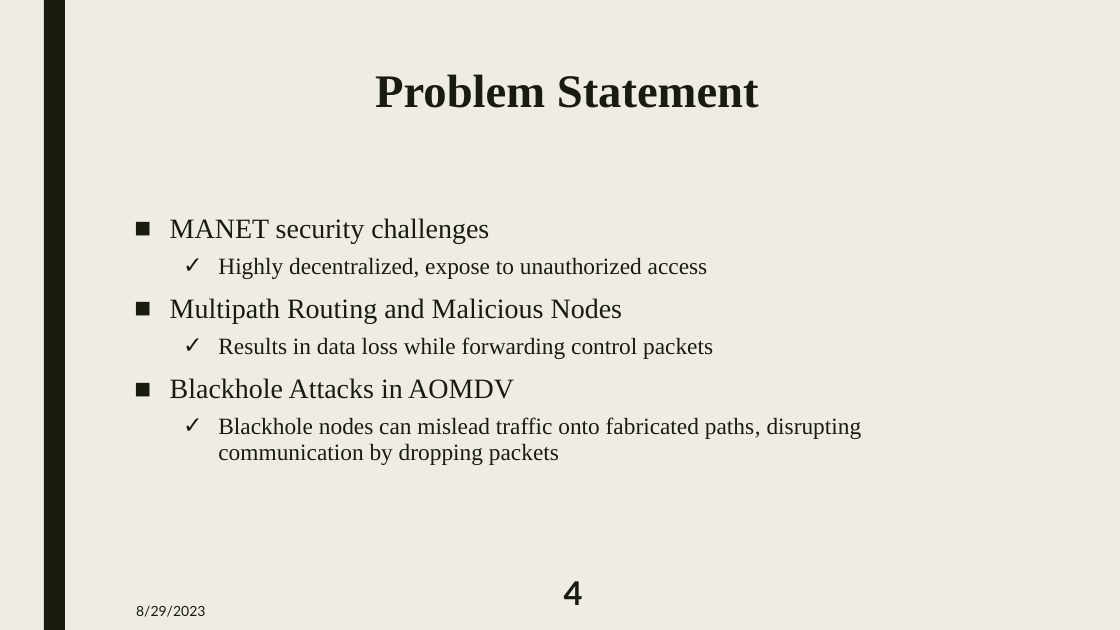
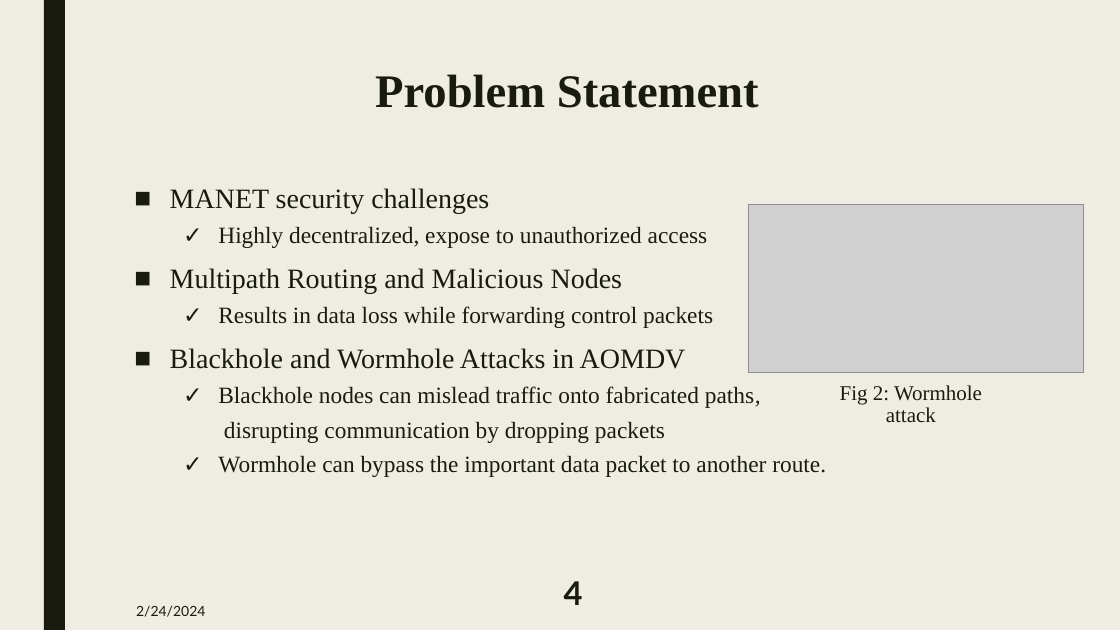
Before and after one commit to MAZHAR1807102/Thesis, a slide deck: slide 4 of 1807102-Predefence.pptx. Drawn at 1120x630 pixels with LibreOffice and Linux fonts; fonts in the diff are those of the drawing; grey boxes stand for pictures. Boxes give left, top, right and bottom in pixels: in the first picture for what was removed or moved away, otherwise in the second. Text is boxed around its words. In the diff, an @@ line names an element or a change of style, - is before the commit and + after.

```diff
--- a/1807102-Predefence.pptx
+++ b/1807102-Predefence.pptx
@@ text "MANET security challenges": place and size @@
-text "MANET security challenges" at [170, 218, 862, 465]
+text "MANET security challenges" at [170, 188, 826, 477]
@@ picture added at [749, 204, 1085, 372] @@
@@ text at [170, 348, 826, 477]: text changed @@
-■ Blackhole Attacks in AOMDV
-  ✓ Blackhole nodes can mislead traffic onto fabricated paths, disrupting communication by dropping packets
+■ Blackhole and Wormhole Attacks in AOMDV
+  ✓ Blackhole nodes can mislead traffic onto fabricated paths,
+  disrupting communication by dropping packets
+  ✓ Wormhole can bypass the important data packet to another route.
@@ text added at [840, 385, 982, 422], 18 pt, text #191B0E @@
+Fig 2: Wormhole attack
@@ text at [136, 605, 205, 617]: text changed @@
-8/29/2023
+2/24/2024
```
Also in this commit, not shown: 22 other slides changed, 9 slides added, 25 other files.
